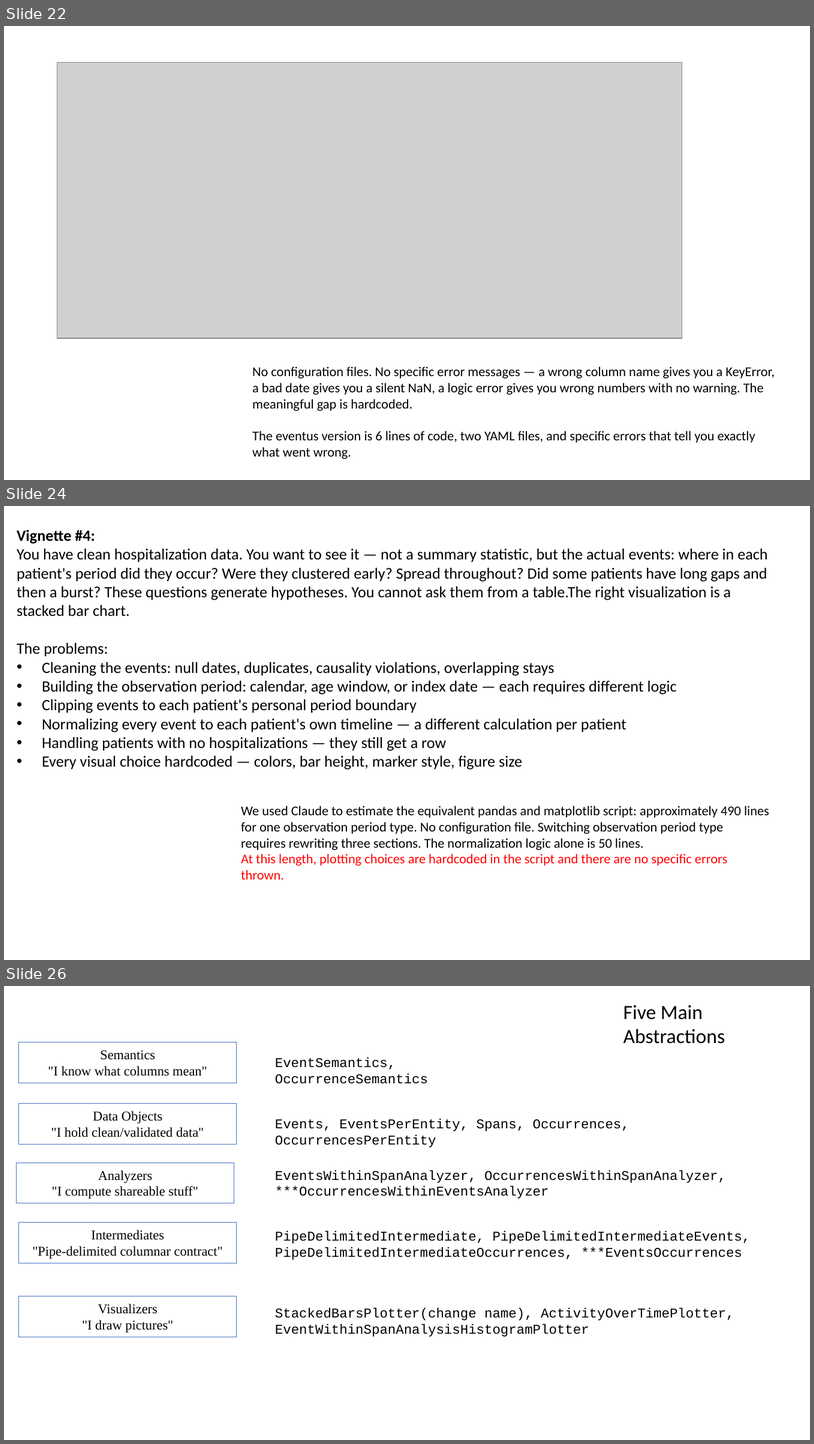
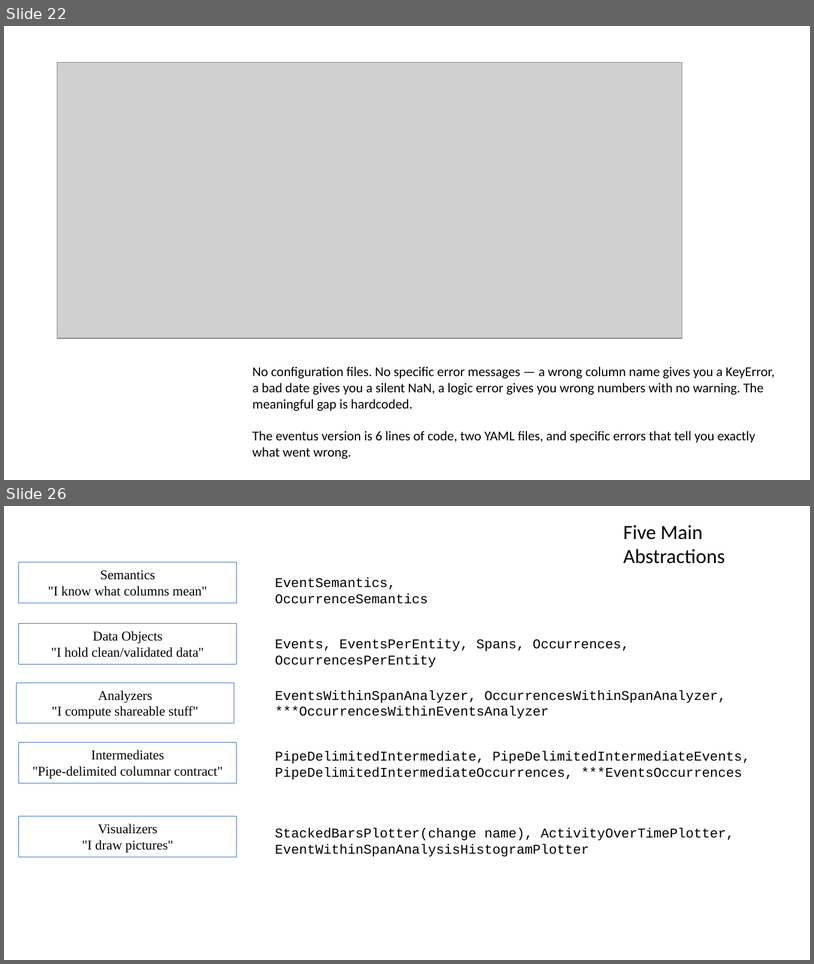
Before and after one commit to djarenas/eventus, a slide deck: eventus_architecture.pptx. Shown one above the other, each under a label of ours: slides 22, 24 and 26 before the commit, slides 22 and 26 after it; the slides between them are not shown. The pictures are 814x1444 and 814x964 pixels, drawn with LibreOffice and Linux fonts; fonts in the diff are those of the drawing; grey boxes stand for pictures. Boxes give left, top, right and bottom in pixels: in the first picture for what was removed or moved away, otherwise in the second. Text is boxed around its words. In the diff, an @@ line names an element or a change of style, - is before the commit and + after.

```diff
--- a/eventus_architecture.pptx
+++ b/eventus_architecture.pptx
@@ slide 24 removed at <box>4,506,810,960</box>, background #FFFFFF @@
@@ text removed at <box>17,529,768,769</box> @@
-Vignette #4:
-You have clean hospitalization data. You want to see it — not a summary statistic, but the actual events: where in each patient's period did they occur? Were they clustered early? Spread throughout? Did some patients have long gaps and then a burst? These questions generate hypotheses. You cannot ask them from a table.The right visualization is a stacked bar chart.
-The problems:
-• Cleaning the events: null dates, duplicates, causality violations, overlapping stays
-• Building the observation period: calendar, age window, or index date — each requires different logic
-• Clipping events to each patient's personal period boundary
-• Normalizing every event to each patient's own timeline — a different calculation per patient
-• Handling patients with no hospitalizations — they still get a row
-• Every visual choice hardcoded — colors, bar height, marker style, figure size
@@ text removed at <box>241,805,770,879</box> @@
-We used Claude to estimate the equivalent pandas and matplotlib script: approximately 490 lines for one observation period type. No configuration file. Switching observation period type requires rewriting three sections. The normalization logic alone is 50 lines.
-At this length, plotting choices are hardcoded in the script and there are no specific errors thrown.
```
Also in this commit, not shown: 1 slide changed, 2 slides added, 1 other slide removed, 3 other files.
